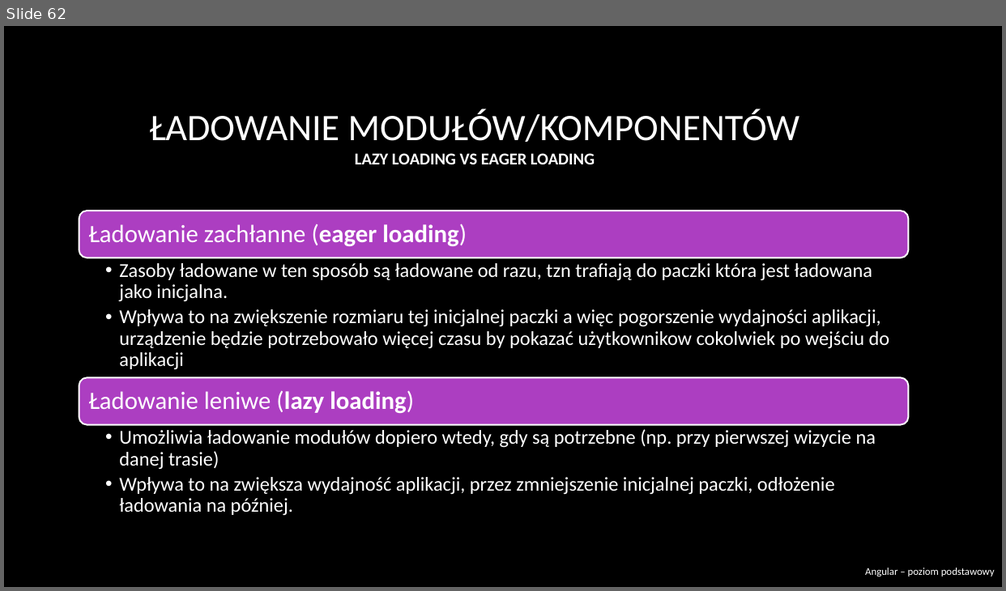
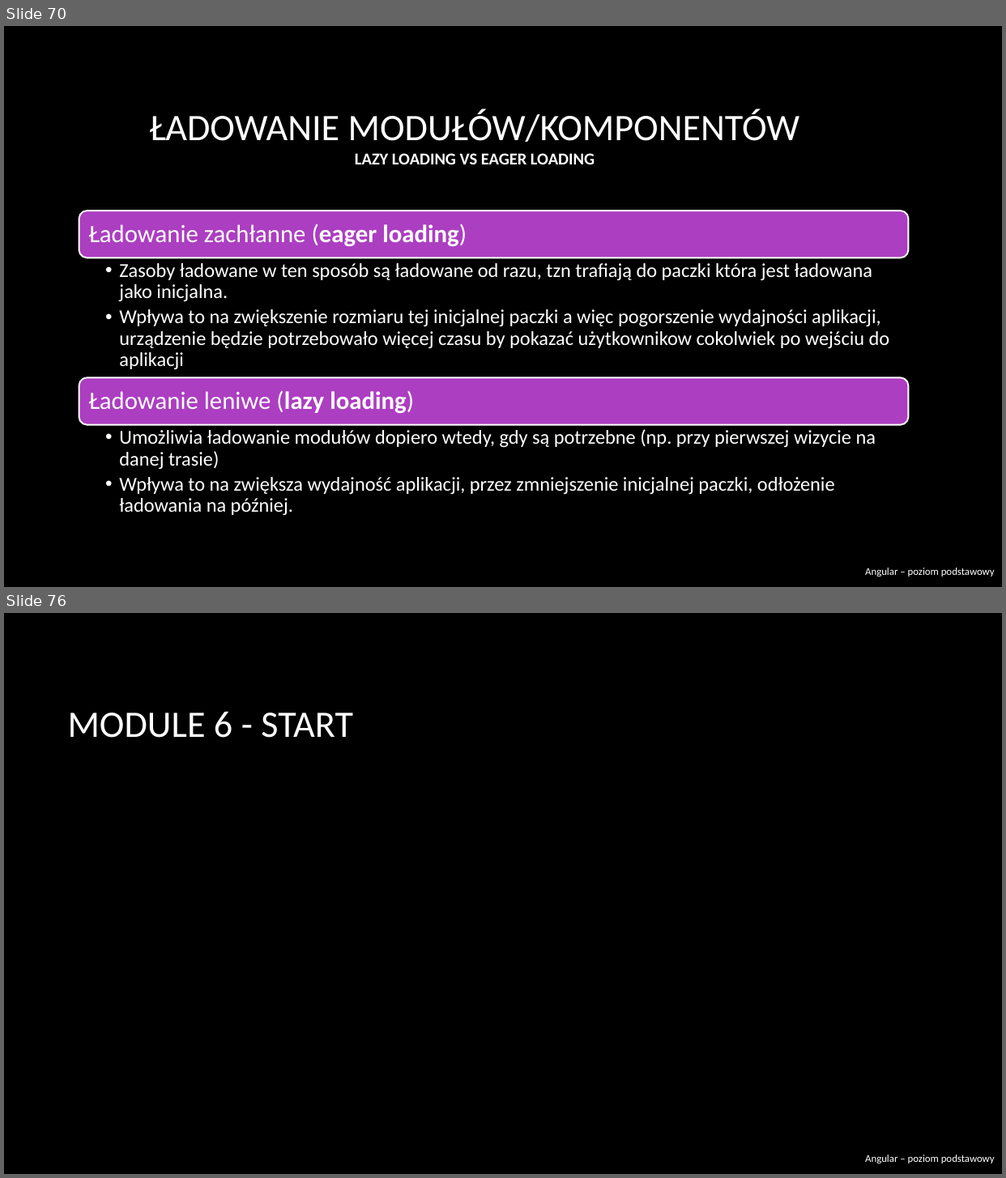
Before and after one commit to RafalSzczuka/angular-course-pfr, a slide deck: prezentacja/Angular beginner.pptx. Shown one above the other, each under a label of ours: slide 62 before the commit, slides 70 and 76 after it; the slides between them are not shown. The pictures are 1006x591 and 1006x1178 pixels, drawn with LibreOffice and Linux fonts; fonts in the diff are those of the drawing; background and template pictures are left out. Boxes give left, top, right and bottom in pixels: in the first picture for what was removed or moved away, otherwise in the second. Text is boxed around its words. In the diff, an @@ line names an element or a change of style, - is before the commit and + after.

```diff
--- a/prezentacja/Angular beginner.pptx
+++ b/prezentacja/Angular beginner.pptx
@@ slide 76 added at (4, 613, 1002, 1174), background picture (left out) @@
@@ title added at (68, 711, 353, 738), 36 pt, text #FFFFFF @@
+MODULE 6 - START
@@ text added at (865, 1155, 995, 1164), 10 pt, text #FFFFFF @@
+Angular – poziom podstawowy
@@ what was slide 62 is now slide 70 @@
```
Also in this commit, not shown: 11 slides changed, 18 other slides added, 1 slide removed.
